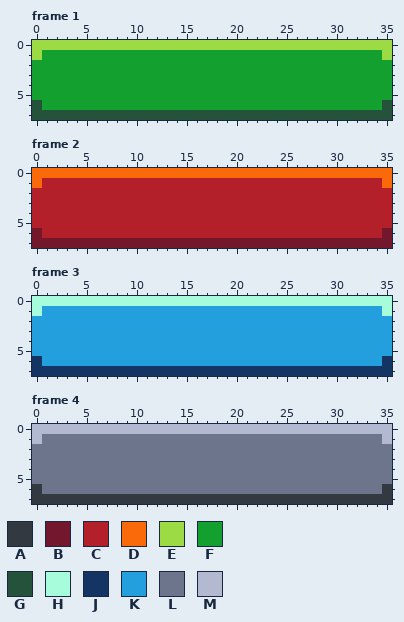
Pixel-art file -- Assets/Upgrades UI/Sprites/Ammo Bars/Ammo Bar Handles.aseprite. The picture above is the old version.
36x8 pixels, 5 frames. Shown: frame 1, frame 2, frame 3, frame 4. The commit also changed other frames, which this record leaves out.
Palette (. is transparent): A #333941  B #73172d  C #b4202a  D #fa6a0a  E #9cdb43  F #14a02e  G #24523b  H #a6fcdb  J #143464  K #249fde  L #6d758d  M #b3b9d1
The same view after the edit:
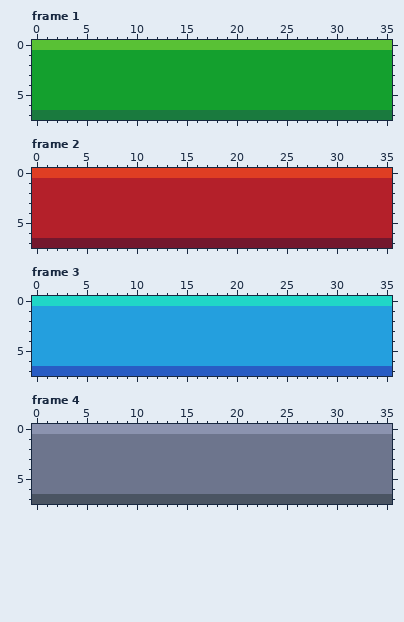
What changed:
Colour A changes from #333941 to #4a5462.
Colour D changes from #fa6a0a to #df3e23.
Colour E changes from #9cdb43 to #59c135.
Colour G changes from #24523b to #1a7a3e.
Colour H changes from #a6fcdb to #20d6c7.
Colour J changes from #143464 to #285cc4.
Colour M changes from #b3b9d1 to #8b93af.
Frame 1:
Colour F replaces colour E in row 1 at x 0 and 35.
Colour F replaces colour G in row 6 at x 0 and 35.
Frame 2:
Colour C replaces colour B in row 6 at x 0 and 35.
Colour C replaces colour D in row 1 at x 0 and 35.
Frame 3:
Colour K replaces colour H in row 1 at x 0 and 35.
Colour K replaces colour J in row 6 at x 0 and 35.
Frame 4:
Colour L replaces colour A in row 6 at x 0 and 35.
Colour L replaces colour M in row 1 at x 0 and 35.
